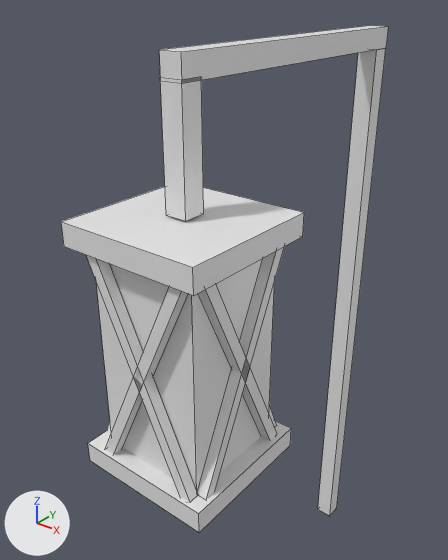
The FBX model lamplight-v1.fbx as it was, and as the next commit left it.
Camera for both pictures: a 50 mm camera at (6.02, -6.58, 8.01) aimed at (-1.21, 2.46, 2.41). Every picture has the same lights, and +X, +Y and +Z are marked at lower left. Mesh edges are drawn as thin lines. Where no turn or scale is listed for an object, it has been applied to the vertices.

Objects in the first picture: 'Handle1', 'Handle2', 'Handle3', 'Light.001', 'X1', 'X10', 'X2', 'X7', 'X8', 'X9'.
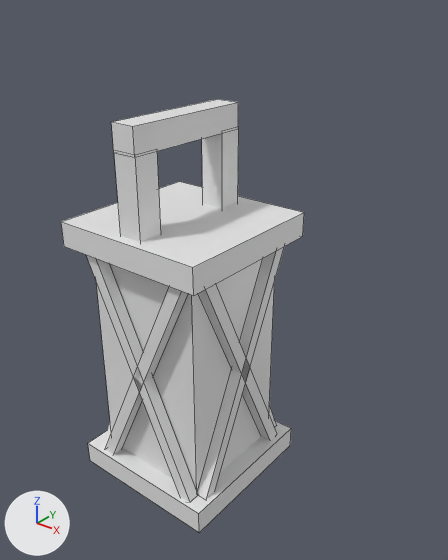
Pixel boxes (x1, y1, x2, y2) of what changed, in the pictures (448 x 560 px):
'Handle3', moved, rescaled: before (318, 48, 386, 516); after (202, 126, 239, 208)
'Handle2', moved, turned, rescaled: before (159, 25, 389, 83); after (111, 99, 238, 157)
'Handle1', moved, rescaled: before (160, 77, 204, 221); after (114, 151, 161, 242)

What changed in the scene script:
```text
Change ob_handle2:
    ob_handle2.location: (0.0, 2.89, 6.95) -> (0.0, -0.05, 6.14)
    ob_handle2.rotation_euler: (0.0, 0.0, 0.0) -> (-0.000824, 0.000722, 0.00149)  # degrees (0, 0, 0) -> degrees (0, 0, 0.1)
    ob_handle2.scale: (0.2, 3.08, 0.2) -> (0.2, 1.09, 0.2)
Change ob_handle1:
    ob_handle1.location: (0.0, 0.0, 5.8) -> (0.0, -0.93, 5.23)
    ob_handle1.scale: (0.2, 0.2, 1.0) -> (0.2, 0.2, 0.748)
Change ob_handle3:
    ob_handle3.location: (0.0, 5.75, 0.44) -> (0.0, 0.85, 5.23)
    ob_handle3.scale: (0.2, 0.2, 6.3) -> (0.2, 0.2, 0.748)
```
